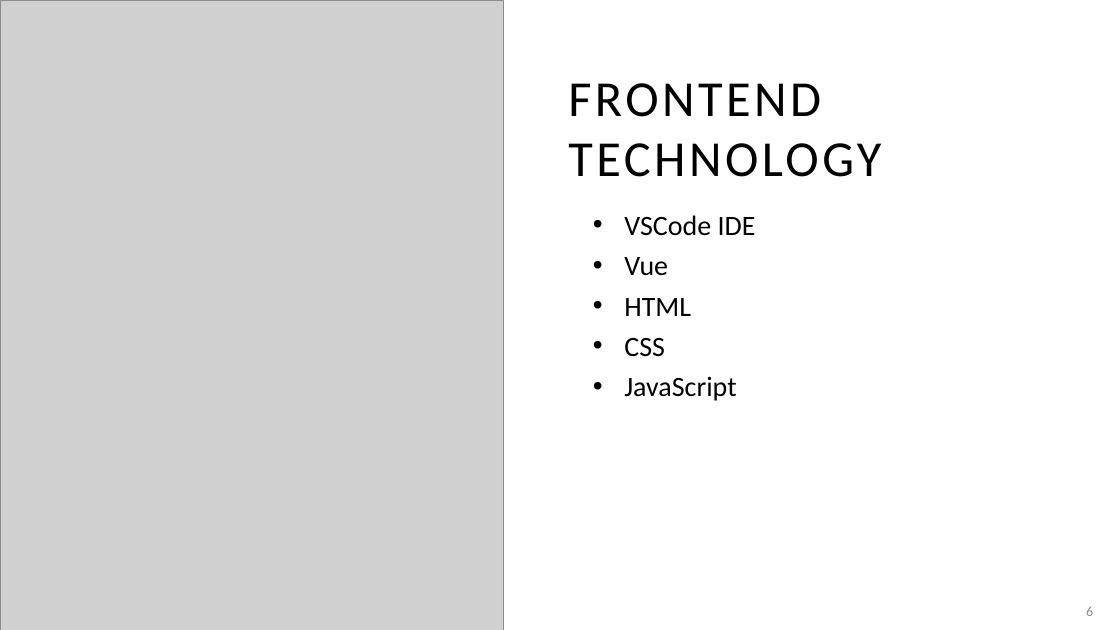
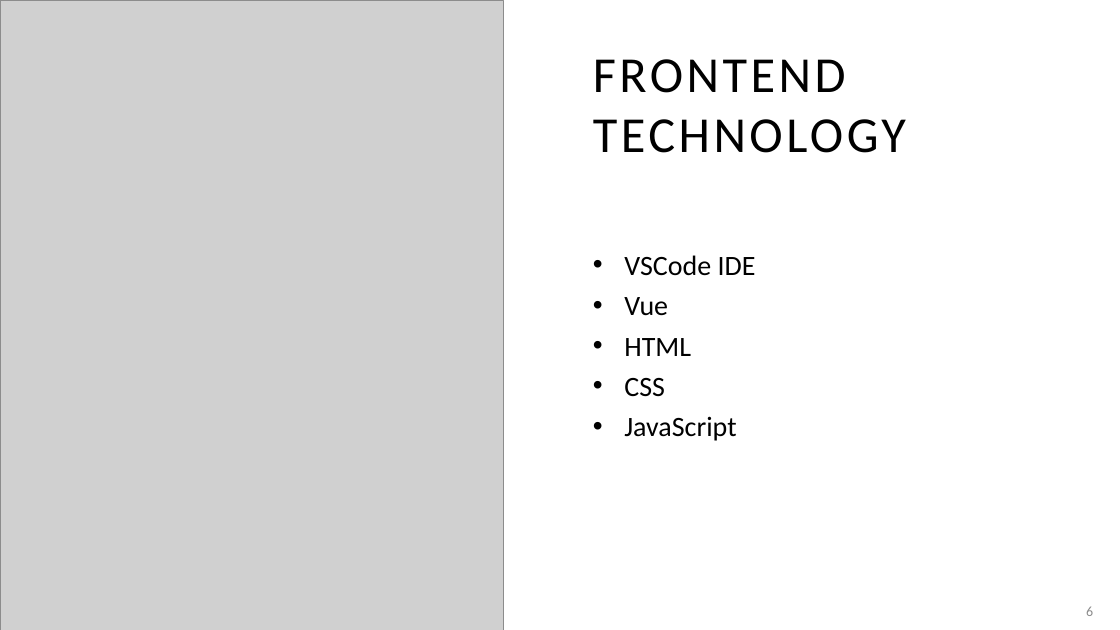
Before and after one commit to adriaonline/CPT200SP24-Team1, a slide deck: slide 6 of Phase 1 - Presentation.pptx. Drawn at 1120x630 pixels with LibreOffice and Linux fonts; fonts in the diff are those of the drawing; grey boxes stand for pictures. Boxes give left, top, right and bottom in pixels: in the first picture for what was removed or moved away, otherwise in the second. Text is boxed around its words. In the diff, an @@ line names an element or a change of style, - is before the commit and + after.

```diff
--- a/Phase 1 - Presentation.pptx
+++ b/Phase 1 - Presentation.pptx
@@ title "FRONTEND TECHNOLOGY": place and size @@
-title "FRONTEND TECHNOLOGY" at <box>568,83,881,177</box>
+title "FRONTEND TECHNOLOGY" at <box>593,59,906,153</box>
@@ text "VSCode IDE": place and size @@
-text "VSCode IDE" at <box>624,215,756,401</box>
+text "VSCode IDE" at <box>624,255,756,441</box>
```
Also in this commit, not shown: 4 other slides changed.
